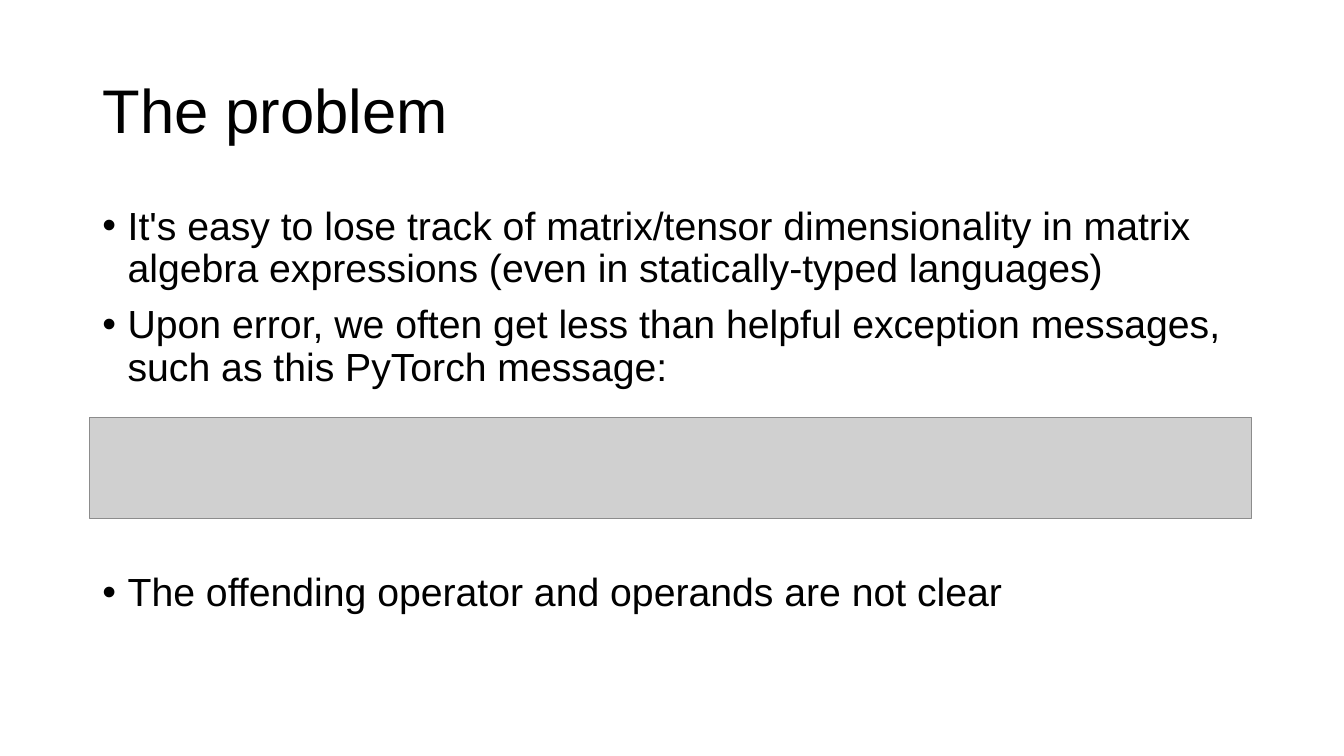
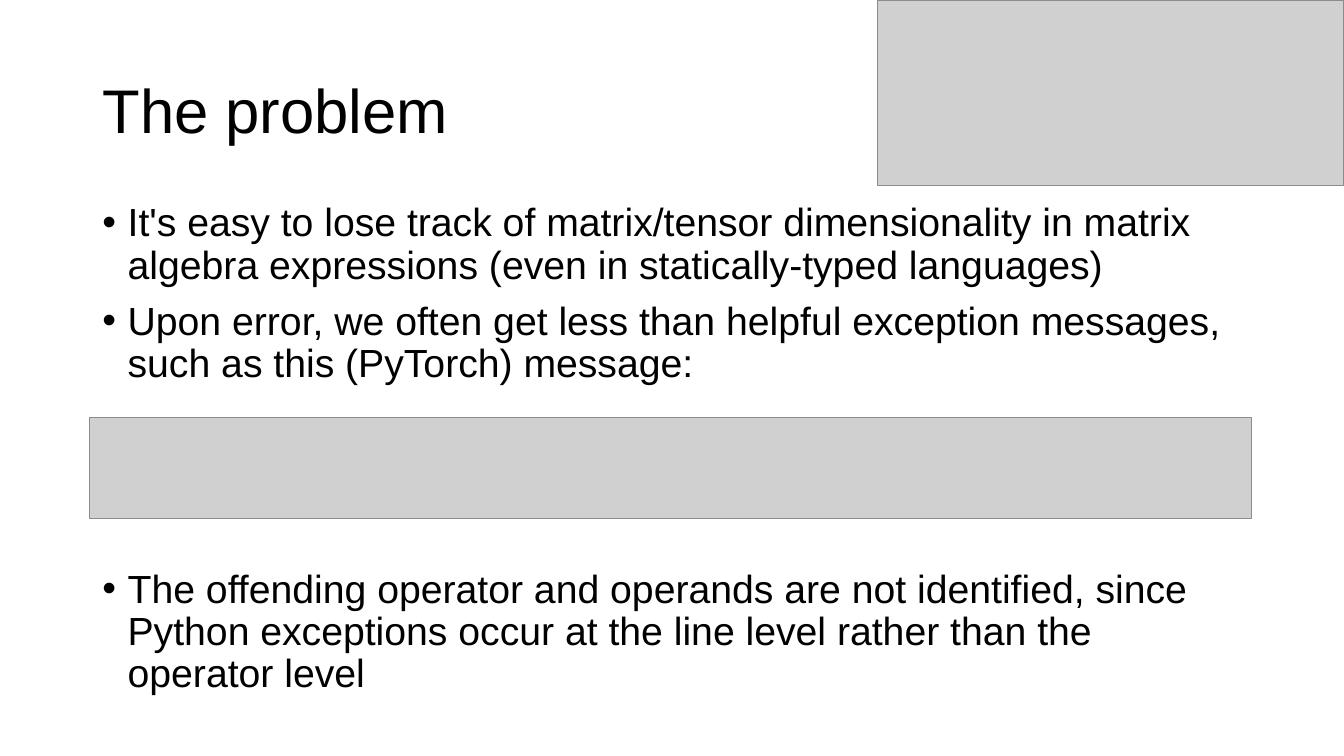
Before and after one commit to parrt/tensor-sensor, a slide deck: slide 3 of talks/tensor-sensor.pptx. Drawn at 1344x756 pixels with LibreOffice and Linux fonts; fonts in the diff are those of the drawing; grey boxes stand for pictures; background and template pictures are left out. Boxes give left, top, right and bottom in pixels: in the first picture for what was removed or moved away, otherwise in the second. Text is boxed around its words. In the diff, an @@ line names an element or a change of style, - is before the commit and + after.

Commit message:
update talk

```diff
--- a/talks/tensor-sensor.pptx
+++ b/talks/tensor-sensor.pptx
@@ picture added at (x1=878, y1=0, x2=1344, y2=185) @@
@@ text at (x1=128, y1=306, x2=1220, y2=695): text changed @@
-• Upon error, we often get less than helpful exception messages, such as this PyTorch message:
-• The offending operator and operands are not clear
+• Upon error, we often get less than helpful exception messages, such as this (PyTorch) message:
+• The offending operator and operands are not identified, since Python exceptions occur at the line level rather than the operator level
```
Also in this commit, not shown: 2 other slides changed, 5 slides added, 1 slide removed, 2 other files.
